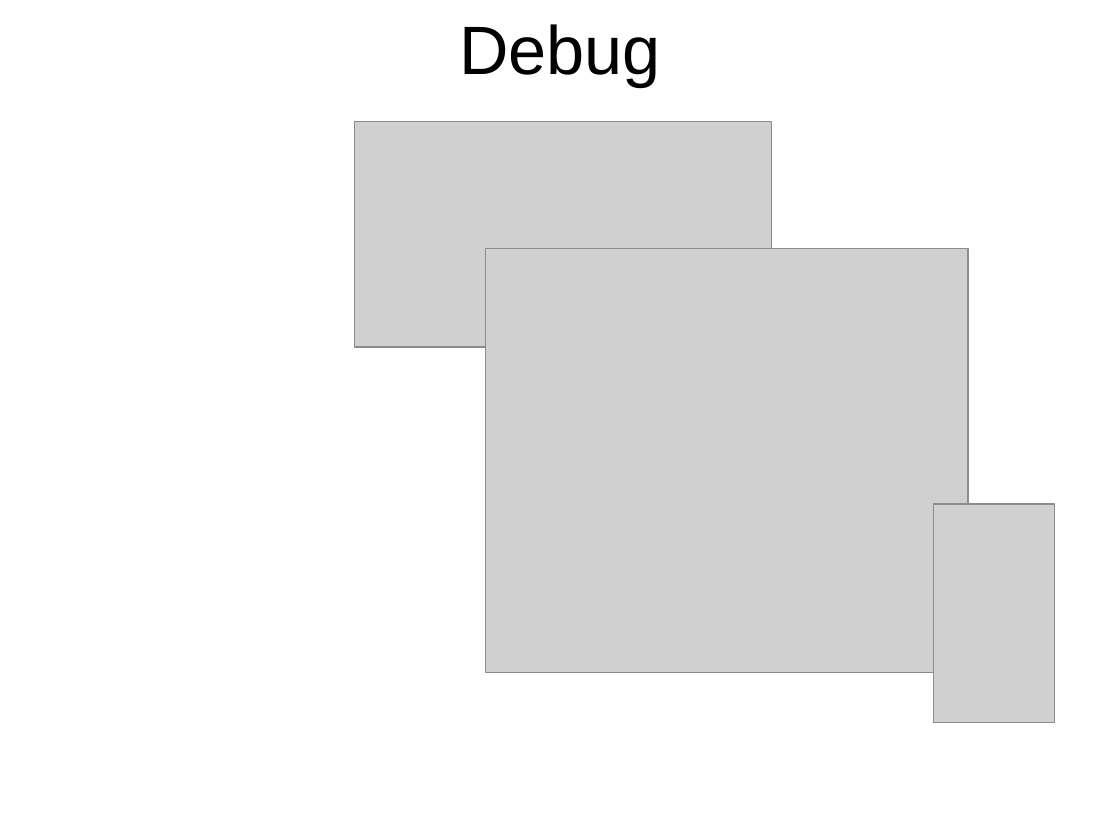
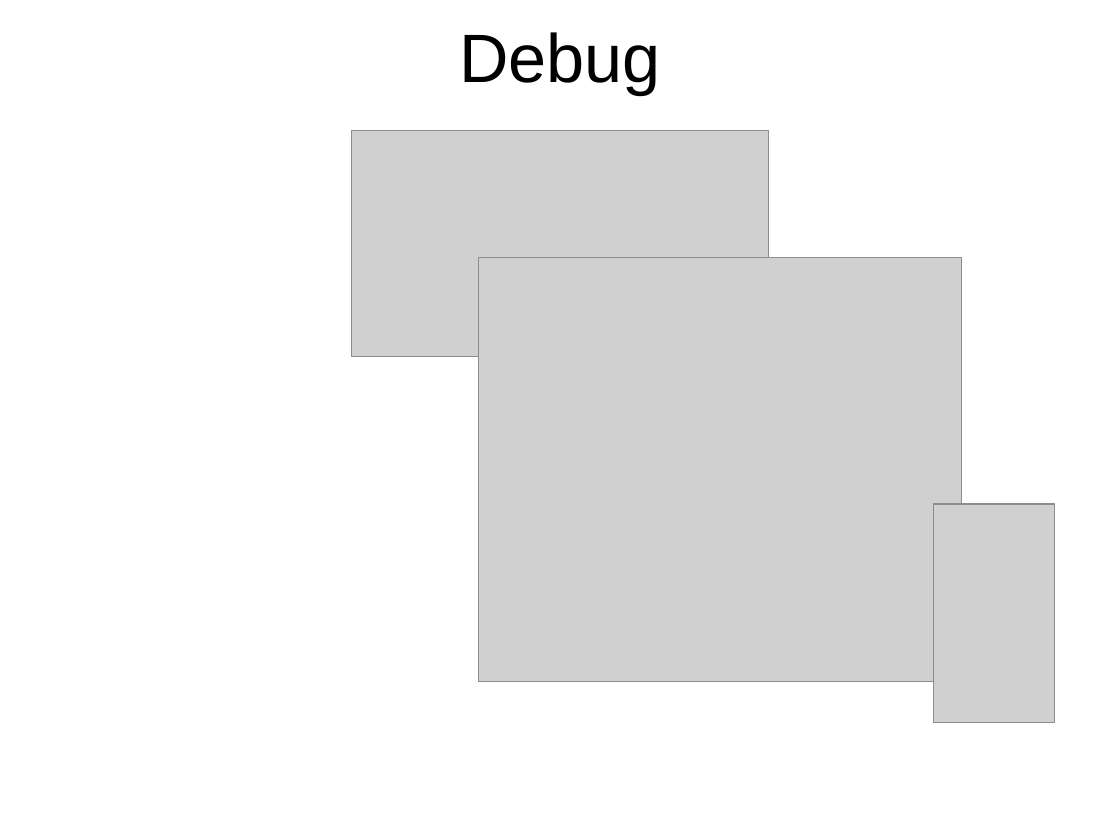
Before and after one commit to msuarz/portfolio, a slide deck: slide 12 of agile2011/presentation.pptx. Drawn at 1120x840 pixels with LibreOffice and Linux fonts; fonts in the diff are those of the drawing; grey boxes stand for pictures; background and template pictures are left out. Boxes give left, top, right and bottom in pixels: in the first picture for what was removed or moved away, otherwise in the second. Text is boxed around its words. In the diff, an @@ line names an element or a change of style, - is before the commit and + after.

```diff
--- a/agile2011/presentation.pptx
+++ b/agile2011/presentation.pptx
@@ title "Debug": place and size @@
-title "Debug" at box(459, 24, 661, 87)
+title "Debug" at box(459, 32, 661, 95)
@@ title "Debug" at box(459, 32, 661, 95): letter outline none to #000000 0 pt @@
@@ picture: place and size @@
-picture at box(355, 121, 772, 346)
+picture at box(352, 131, 768, 356)
@@ picture: place and size @@
-picture at box(485, 249, 968, 672)
+picture at box(478, 258, 961, 681)
```
Also in this commit, not shown: 22 other slides changed.
